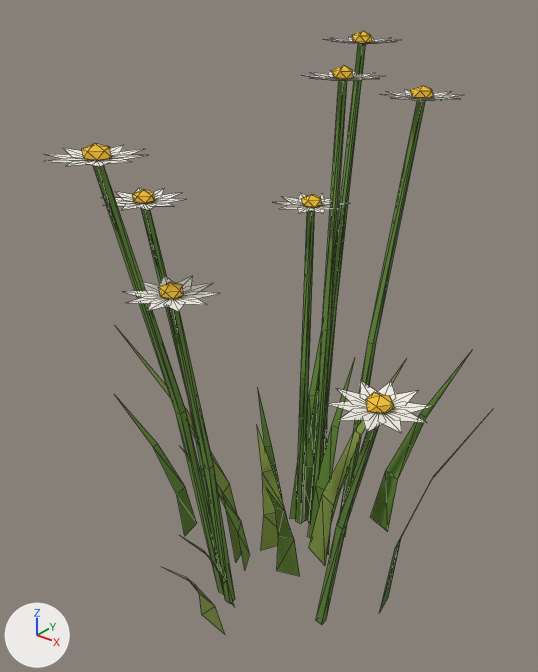
A saved change to the glTF model export/flowers_daisy_idle.glb.
Rendered twice from a 50 mm lens placed at (0.298, -0.404, 0.446), pointed at (-0.015, -0.013, 0.204). Every picture has the same lights, and +X, +Y and +Z are marked at lower left. The older version comes first. Mesh edges are drawn as thin lines. Vertices at exactly the same position are counted once.

In view in the first picture: 'flowers_daisy'.
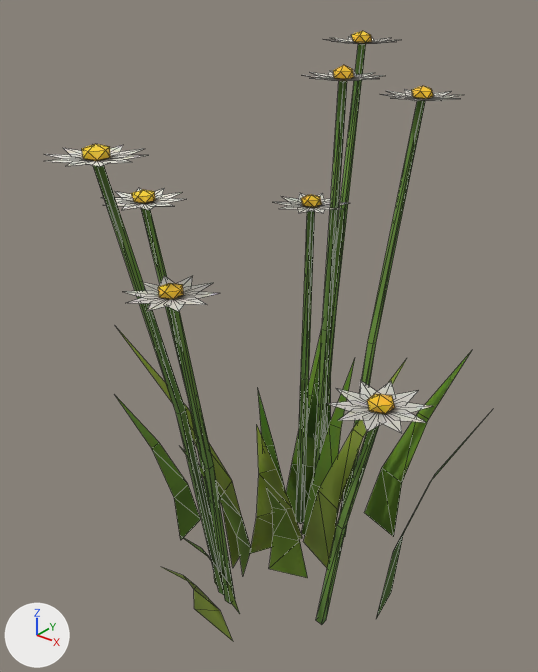
Changed parts and their boxes [x1, y1, x2, y2] in the pictures (538 x 672 px; the box of a moved part takes in the faces that stretch with it):
'flowers_daisy', reshaped
    before: [45, 30, 488, 634]
    after: [45, 31, 488, 641]
part 1 of me_flowers_daisy, moved or reshaped
    before: [217, 473, 288, 570]
    after: [217, 475, 303, 575]
part 2 of me_flowers_daisy, moved or reshaped
    before: [302, 30, 434, 208]
    after: [301, 31, 434, 207]
part 3 of me_flowers_daisy, moved or reshaped
    before: [88, 143, 184, 299]
    after: [88, 144, 184, 299]
part 4 of me_flowers_daisy, moved or reshaped
    before: [366, 392, 394, 414]
    after: [367, 394, 395, 414]
part 5 of me_flowers_daisy, recoloured
    both: [117, 331, 470, 535]
part 6 of me_flowers_daisy, recoloured
    before: [181, 448, 350, 606]
    after: [181, 448, 340, 614]
part 7 of me_flowers_daisy, recoloured
    before: [258, 368, 465, 612]
    after: [258, 352, 465, 619]
part 8 of me_flowers_daisy, recoloured
    before: [120, 332, 405, 634]
    after: [120, 332, 405, 641]
part 9 of me_flowers_daisy, recoloured
    both: [93, 44, 425, 625]
part 10 of me_flowers_daisy, recoloured
    both: [64, 37, 458, 433]
part 11 of me_flowers_daisy, recoloured
    both: [82, 31, 434, 414]

The change, as a list of edits to the scene's bpy script:
```text
Add mat_flowers_daisy_mat:
    mat_flowers_daisy_mat = principled_material('flowers_daisy_mat')
    mat_flowers_daisy_mat.texture = img_flowers_daisy_paint
    mat_flowers_daisy_mat.roughness = 1.0
Change me_flowers_daisy:
    where me_flowers_daisy.from_pydata(...)  # 552 vertices, 560 faces; spans x -0.156..0.156, y -0.164..0.164, z 0.0..0.408
    verts and faces of me_flowers_daisy; kept vertices keep their numbers, new ones are numbered from 552
    me_flowers_daisy part 1
    6 vertices are removed from x -0.027..-0.004, y -0.047..0.006, z 0.001..0.038
    7 faces are deleted
    4 vertices in x -0.007..0.041, y -0.125..0.035, z 0.055..0.114 move by (0.003, -0.001, 0.0)
    3 vertices in x -0.014..0.039, y -0.08..0.085, z 0.028..0.051 move by (-0.005, 0.001, 0.0)
    3 vertices in x 0.001..0.054, y -0.085..0.08, z 0.028..0.057 move by (0.005, -0.002, 0.0)
    3 vertices in x 0.009..0.022, y -0.052..0.04, z 0.055..0.109 move by (-0.002, 0.0, 0.0)
    3 vertices in x -0.012..0.025, y -0.031..0.06, z 0.043..0.062 move by (0.004, 0.002, 0.0)
    3 vertices in x -0.02..0.028, y -0.049..0.074, z 0.086..0.123 move by (0.002, 0.001, 0.0)
    70 vertices move from x -0.116..0.123, y -0.124..0.114, z 0.001..0.133 to x -0.117..0.123, y -0.124..0.115, z 0.001..0.133
    6 vertices are added at (-0.026, -0.023, 0.001), (-0.01, -0.053, 0.001), (-0.018, -0.051, 0.038), (-0.029, -0.031, 0.038), (0.001, 0.015, 0.001), (-0.023, -0.019, 0.033)
    7 new faces join them
    me_flowers_daisy part 2
    add verts[456] = (-0.01, 0.064, 0.377)  # moved
    add verts[457] = (-0.003, 0.059, 0.38)  # moved, pixel (347, 79)
    add verts[475] = (-0.035, 0.112, 0.405)  # moved, pixel (351, 34)
    add verts[458] = (-0.012, 0.056, 0.38)  # moved, pixel (333, 78)
    add verts[459] = (-0.017, 0.064, 0.381)  # moved, pixel (334, 76)
    add verts[460] = (-0.012, 0.072, 0.38)  # moved
    add verts[498] = (0.039, 0.09, 0.372)  # moved, pixel (420, 91)
    add verts[462] = (-0.007, 0.057, 0.385)  # moved, pixel (340, 71)
    add verts[493] = (0.043, 0.093, 0.367)  # moved, pixel (427, 98)
    add verts[499] = (0.03, 0.093, 0.372)  # moved, pixel (411, 89)
    add verts[534] = (-0.025, 0.046, 0.292)  # moved, pixel (307, 200)
    add verts[538] = (-0.02, 0.054, 0.292)  # moved, pixel (319, 200)
    me_flowers_daisy part 3
    add for i in [490, 507, 526]: verts[i] += (0.001, 0.0, 0.0)
    add for i in [520, 524, 527]: verts[i] += (0.0, 0.0, -0.001)
    add verts[483] = (-0.093, -0.064, 0.306)  # moved
    add verts[487] = (-0.091, -0.069, 0.311)  # moved, pixel (131, 193)
    add verts[486] = (-0.082, -0.072, 0.311)  # moved, pixel (137, 196)
    add verts[518] = (-0.014, -0.12, 0.271)  # moved, pixel (159, 297)
    add verts[488] = (-0.091, -0.059, 0.311)  # moved, pixel (141, 190)
    add verts[508] = (-0.044, -0.128, 0.354)  # moved
    add verts[489] = (-0.082, -0.056, 0.311)  # moved, pixel (154, 191)
    add verts[514] = (-0.032, -0.136, 0.359)  # moved, pixel (105, 150)
    add verts[519] = (-0.019, -0.113, 0.271)  # moved
    me_flowers_daisy part 4
    add verts[540] = (0.12, -0.081, 0.223)  # moved
    add verts[542] = (0.117, -0.089, 0.226)  # moved, pixel (369, 410)
    add verts[546] = (0.122, -0.088, 0.23)  # moved, pixel (377, 406)
    add verts[547] = (0.114, -0.086, 0.23)  # moved, pixel (367, 399)
    add verts[548] = (0.114, -0.077, 0.23)  # moved, pixel (375, 393)
    add verts[549] = (0.122, -0.073, 0.231)  # moved, pixel (391, 395)
    me_flowers_daisy part 5: 20 faces spanning x -0.156..0.072, y -0.054..0.164, z 0.001..0.163 switch from mat_grass_0_004 (green #5c8130) to mat_flowers_daisy_mat (picture img_flowers_daisy_paint)
    me_flowers_daisy part 6: 16 faces spanning x -0.065..0.037, y -0.114..0.056, z 0.001..0.128 switch from mat_grass_1_004 (green #6b9035) to mat_flowers_daisy_mat (picture img_flowers_daisy_paint)
    me_flowers_daisy part 7: 20 faces spanning x -0.063..0.156, y -0.024..0.096, z 0.001..0.199 switch from mat_grass_2_004 (dark green #4b712a) to mat_flowers_daisy_mat (picture img_flowers_daisy_paint)
    me_flowers_daisy part 8: 17 faces spanning x -0.126..0.053, y -0.149..0.079, z 0.001..0.2 switch from mat_grass_3_004 (green #819540) to mat_flowers_daisy_mat (picture img_flowers_daisy_paint)
    me_flowers_daisy part 9: 160 faces spanning x -0.086..0.122, y -0.138..0.119, z 0.0..0.399 switch from mat_daisy_stem (green #668d3b) to mat_flowers_daisy_mat (picture img_flowers_daisy_paint)
    me_flowers_daisy part 10: 160 faces spanning x -0.114..0.15, y -0.164..0.146, z 0.224..0.401 switch from mat_daisy_white (white #f3f0e6) to mat_flowers_daisy_mat (picture img_flowers_daisy_paint)
    me_flowers_daisy part 11: 160 faces spanning x -0.093..0.129, y -0.143..0.125, z 0.223..0.408 switch from mat_daisy_yellow (yellow #f3c130) to mat_flowers_daisy_mat (picture img_flowers_daisy_paint)
```
